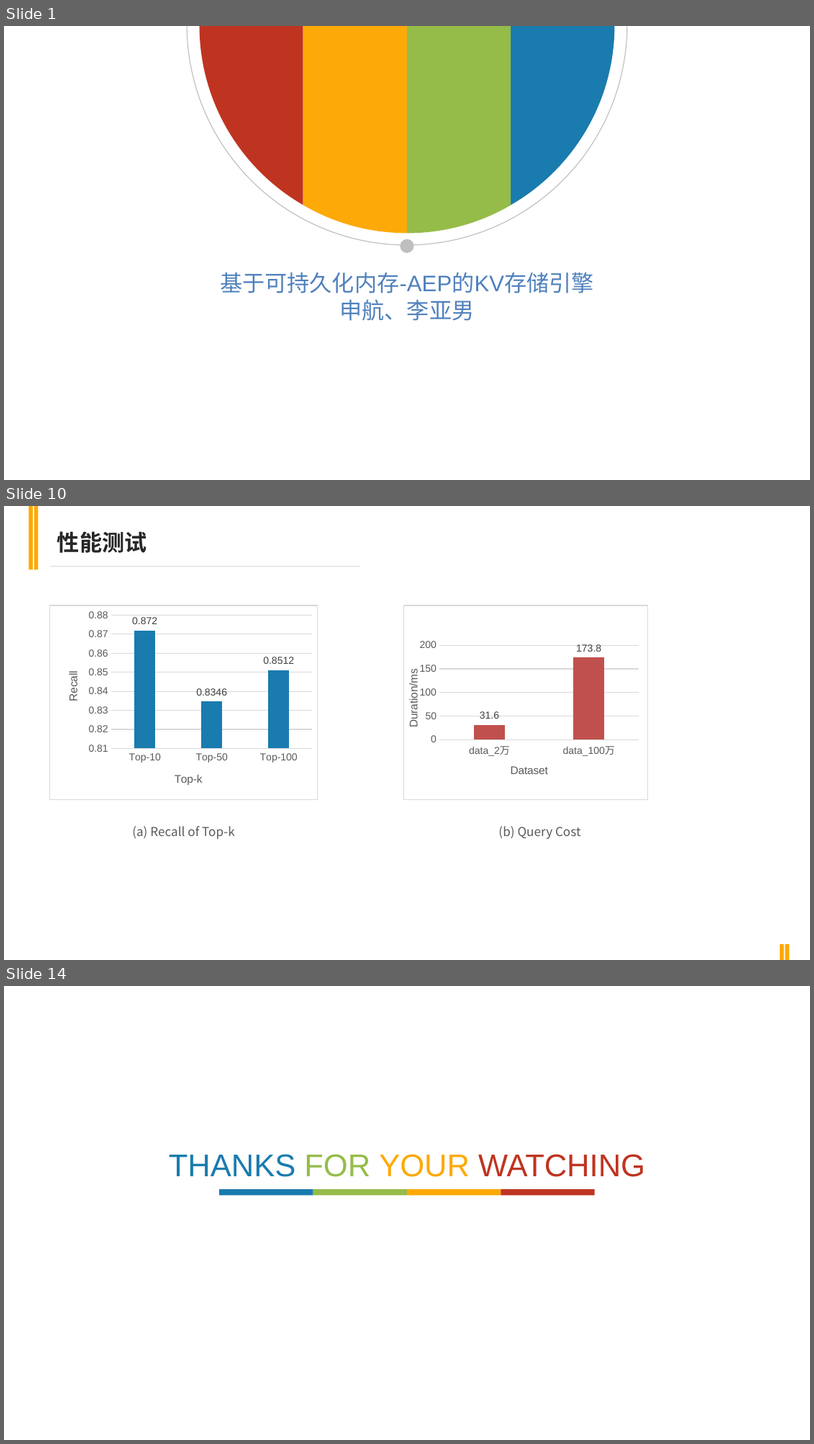
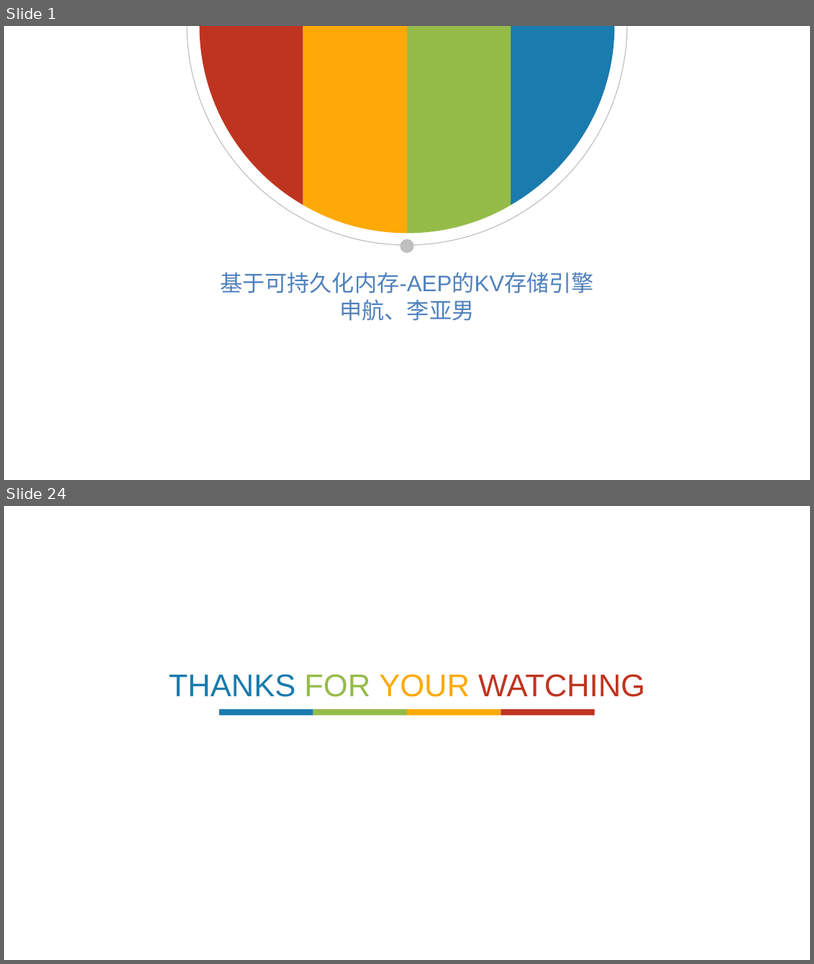
Before and after one commit to AndyShen105/aep-kv, a slide deck: doc/基于AEP的可持久化KV存储.pptx. Shown one above the other, each under a label of ours: slides 1, 10 and 14 before the commit, slides 1 and 24 after it; the slides between them are not shown. The pictures are 814x1444 and 814x964 pixels, drawn with LibreOffice and Linux fonts; fonts in the diff are those of the drawing. Boxes give left, top, right and bottom in pixels: in the first picture for what was removed or moved away, otherwise in the second. Text is boxed around its words. In the diff, an @@ line names an element or a change of style, - is before the commit and + after.

```diff
--- a/doc/基于AEP的可持久化KV存储.pptx
+++ b/doc/基于AEP的可持久化KV存储.pptx
@@ slide 10 removed at [4,506,810,960], background #FFFFFF @@
@@ rectangle removed at [29,506,33,569] @@
@@ rectangle removed at [34,506,38,569] @@
@@ text removed at [57,531,147,553] @@
-性能测试
@@ line removed from (50, 566) to (360, 566) @@
@@ column chart removed at [49,605,318,800] @@
-categories: Top-10, Top-50, Top-100
-Series 1: 0.872, 0.8346, 0.8512
@@ column chart removed at [404,605,649,800] @@
-categories: data_2万, data_100万
-Series 1: 31.6, 173.8
@@ text removed at [132,826,235,839] @@
-(a) Recall of Top-k
@@ text removed at [499,826,581,839] @@
-(b) Query Cost
@@ rectangle removed at [781,944,784,960] @@
@@ rectangle removed at [785,944,790,960] @@
@@ what was slide 14 is now slide 24 @@
```
Also in this commit, not shown: 6 slides changed, 16 slides added, 5 other slides removed, 1 other file.
